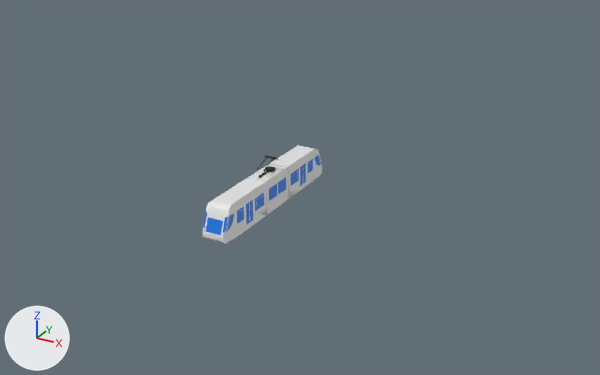
The FBX model AllAboard/Assets/Models/Train1/Train_1.fbx, before and after one commit.
Rendered twice from a camera (50 mm lens) standing at (40.7, -66.9, 36.4) and looking at (3.5, 0.5, 2.7). The lights are fixed; the arrows at lower left show +X, +Y and +Z.

Names of what the first picture shows: 'Connector', 'Doors_1L', 'Doors_2L', 'Train_1'.
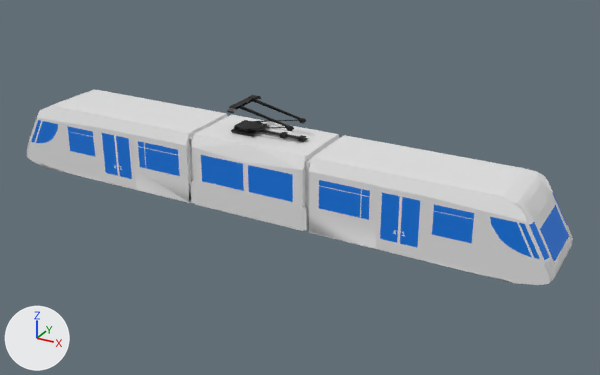
Changed parts and their boxes (x1, y1, x2, y2) in the pictures (600 x 375 px):
'Train_1', turned, rescaled
    before: (202, 145, 322, 243)
    after: (27, 90, 573, 285)
'Doors_1R', turned, rescaled, moved (not visible before)
    after: (115, 131, 426, 260)
'Doors_2L.001', turned, rescaled, moved (not visible before)
    after: (98, 128, 401, 254)
'Connector', moved, rescaled, turned
    before: (257, 155, 278, 178)
    after: (227, 95, 309, 142)
'Doors_1L', moved, rescaled, turned (not visible afterwards)
    before: (245, 163, 303, 230)
'Doors_2L', turned, rescaled, moved (not visible afterwards)
    before: (249, 161, 306, 227)

Edits to the bpy script that builds the scene:
```text
Change ob_doors_1r:
    add ob_doors_1r.parent = ob_train_1
    ob_doors_1r.scale: (2.25, 2.22, 2.23) -> (1.0, 1.0, 1.0)
Change ob_doors_2l_001:
    add ob_doors_2l_001.parent = ob_train_1
    ob_doors_2l_001.scale: (2.25, 2.22, 2.23) -> (1.0, 1.0, 1.0)
Change ob_doors_2l:
    add ob_doors_2l.parent = ob_train_1
    ob_doors_2l.scale: (2.25, 2.22, 2.23) -> (1.0, 1.0, 1.0)
Change ob_doors_1l:
    add ob_doors_1l.parent = ob_train_1
    ob_doors_1l.scale: (2.25, 2.22, 2.23) -> (1.0, 1.0, 1.0)
Change ob_connector:
    add ob_connector.parent = ob_train_1
    ob_connector.scale: (2.25, 2.22, 2.23) -> (1.0, 1.0, 1.0)
Change ob_train_1:
    ob_train_1.rotation_euler: (0.0, 0.0, 0.0) -> (0.0, 0.0, 1.571)  # degrees (0, 0, 0) -> degrees (0, 0, 90)
    ob_train_1.scale: (2.25, 2.22, 2.23) -> (7.25, 6.67, 4.7)
```
